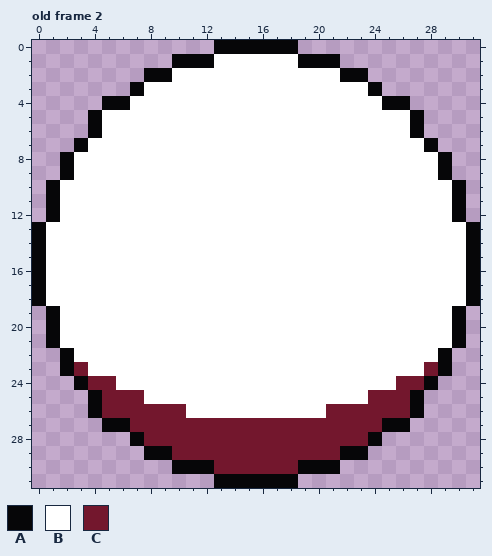
Pixel-art file: assets/colored_ball_shadow.aseprite. Above: the version before the commit.
32x32 pixels, 12 frames. Shown: old frame 2. The commit also changed other frames, which this record leaves out.
Palette (. is transparent): A #060608  B #ffffff  C #73172d
Pixels before, old frame 2, first column x 0:
 0 .............AAAAAA.............
 1 ..........AAABBBBBBAAA..........
 2 ........AABBBBBBBBBBBBAA........
 3 .......ABBBBBBBBBBBBBBBBA.......
 4 .....AABBBBBBBBBBBBBBBBBBAA.....
 5 ....ABBBBBBBBBBBBBBBBBBBBBBA....
 6 ....ABBBBBBBBBBBBBBBBBBBBBBA....
 7 ...ABBBBBBBBBBBBBBBBBBBBBBBBA...
 8 ..ABBBBBBBBBBBBBBBBBBBBBBBBBBA..
 9 ..ABBBBBBBBBBBBBBBBBBBBBBBBBBA..
10 .ABBBBBBBBBBBBBBBBBBBBBBBBBBBBA.
11 .ABBBBBBBBBBBBBBBBBBBBBBBBBBBBA.
12 .ABBBBBBBBBBBBBBBBBBBBBBBBBBBBA.
13 ABBBBBBBBBBBBBBBBBBBBBBBBBBBBBBA
14 ABBBBBBBBBBBBBBBBBBBBBBBBBBBBBBA
15 ABBBBBBBBBBBBBBBBBBBBBBBBBBBBBBA
16 ABBBBBBBBBBBBBBBBBBBBBBBBBBBBBBA
17 ABBBBBBBBBBBBBBBBBBBBBBBBBBBBBBA
18 ABBBBBBBBBBBBBBBBBBBBBBBBBBBBBBA
19 .ABBBBBBBBBBBBBBBBBBBBBBBBBBBBA.
20 .ABBBBBBBBBBBBBBBBBBBBBBBBBBBBA.
21 .ABBBBBBBBBBBBBBBBBBBBBBBBBBBBA.
22 ..ABBBBBBBBBBBBBBBBBBBBBBBBBBA..
23 ..ACBBBBBBBBBBBBBBBBBBBBBBBBCA..
24 ...ACCBBBBBBBBBBBBBBBBBBBBCCA...
25 ....ACCCBBBBBBBBBBBBBBBBCCCA....
26 ....ACCCCCCBBBBBBBBBBCCCCCCA....
27 .....AACCCCCCCCCCCCCCCCCCAA.....
28 .......ACCCCCCCCCCCCCCCCA.......
29 ........AACCCCCCCCCCCCAA........
30 ..........AAACCCCCCAAA..........
31 .............AAAAAA.............
New version:
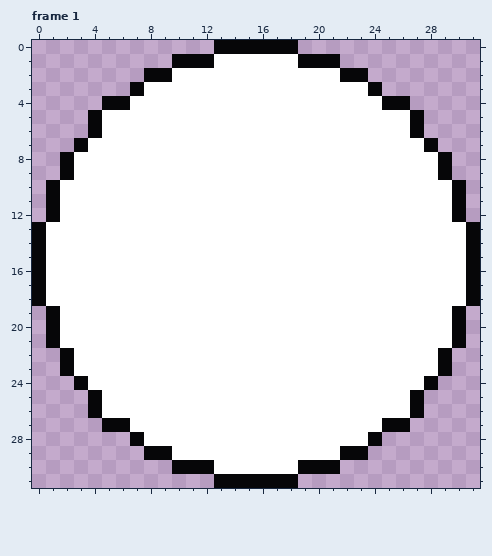
A new or re-ordered frame is compared with the old frame closest to it.
From old to new:
{"change": "frames re-ordered"}
{"where": "frame 1 against old frame 2"}
{"frame":1,"y":23,"x":3,"old":"C","new":"B"}
{"frame":1,"y":23,"x":28,"old":"C","new":"B"}
{"frame":1,"y":24,"x":4,"old":"CC","new":"BB"}
{"frame":1,"y":24,"x":26,"old":"CC","new":"BB"}
{"frame":1,"y":25,"x":5,"old":"CCC","new":"BBB"}
{"frame":1,"y":25,"x":24,"old":"CCC","new":"BBB"}
{"frame":1,"y":26,"x":5,"old":"CCCCCC","new":"BBBBBB"}
{"frame":1,"y":26,"x":21,"old":"CCCCCC","new":"BBBBBB"}
{"frame":1,"y":27,"x":7,"old":"CCCCCCCCCCCCCCCCCC","new":"BBBBBBBBBBBBBBBBBB"}
{"frame":1,"y":28,"x":8,"old":"CCCCCCCCCCCCCCCC","new":"BBBBBBBBBBBBBBBB"}
{"frame":1,"y":29,"x":10,"old":"CCCCCCCCCCCC","new":"BBBBBBBBBBBB"}
{"frame":1,"y":30,"x":13,"old":"CCCCCC","new":"BBBBBB"}
